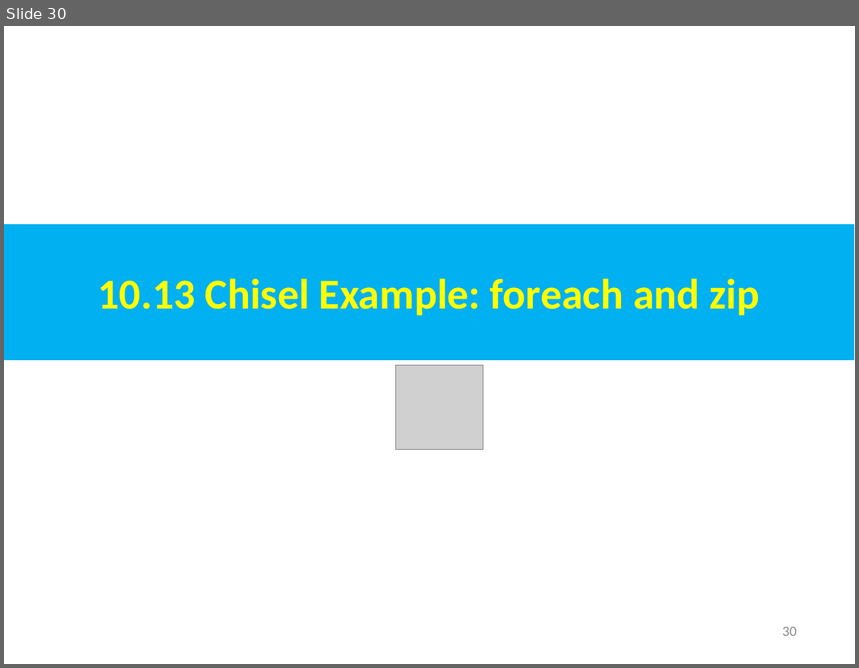
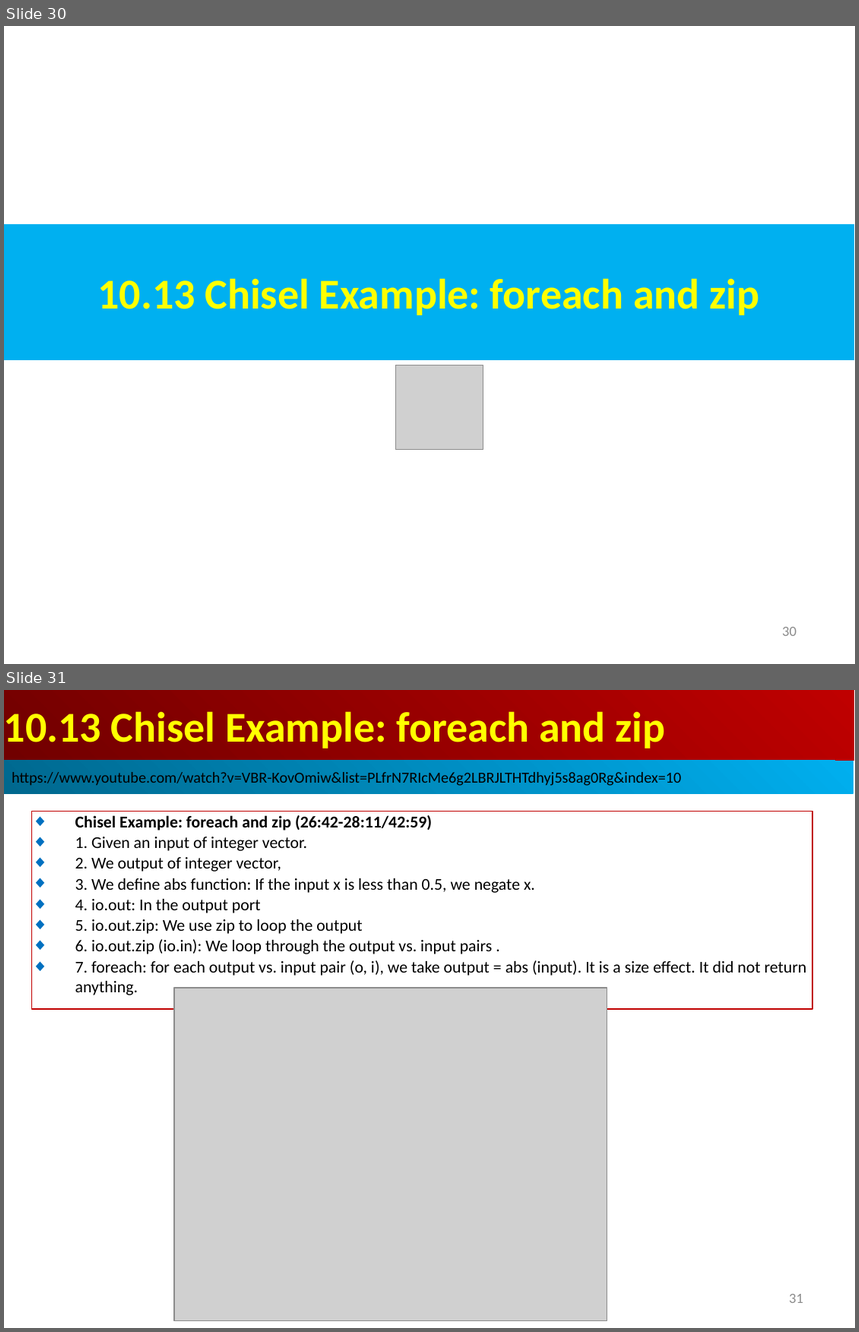
Before and after one commit to peterhchen/AIU_CS800_Chisel, a slide deck: 500_UCSC_HWD/010_IntroFP/000_Video/010.IntroFP.ppt. Shown one above the other, each under a label of ours: slide 30 before the commit, slides 30 and 31 after it. The pictures are 859x668 and 859x1332 pixels, drawn with LibreOffice and Linux fonts; fonts in the diff are those of the drawing; grey boxes stand for pictures. Boxes give left, top, right and bottom in pixels: in the first picture for what was removed or moved away, otherwise in the second. Text is boxed around its words. In the diff, an @@ line names an element or a change of style, - is before the commit and + after.

```diff
--- a/500_UCSC_HWD/010_IntroFP/000_Video/010.IntroFP.ppt
+++ b/500_UCSC_HWD/010_IntroFP/000_Video/010.IntroFP.ppt
@@ slide 31 added at bbox=[4, 690, 855, 1328], background #FFFFFF @@
@@ rectangle added at bbox=[4, 690, 854, 761], fill gradient #BF0000 to #710000, 36 pt, text #FFFF00, bold @@
+10.13 Chisel Example: foreach and zip
@@ rectangle added at bbox=[4, 761, 854, 794], fill gradient #00AFEF to #00688E, 13 pt, text #000000 @@
+https://www.youtube.com/watch?v=VBR-KovOmiw&list=PLfrN7RIcMe6g2LBRJLTHTdhyj5s8ag0Rg&index=10
@@ rectangle added at bbox=[32, 811, 813, 1009], outline #C00000 0.74 pt, 14 pt, text #000000 @@
+◆ Chisel Example: foreach and zip (26:42-28:11/42:59)
+◆ 1. Given an input of integer vector.
+◆ 2. We output of integer vector,
+◆ 3. We define abs function: If the input x is less than 0.5, we negate x.
+◆ 4. io.out: In the output port
+◆ 5. io.out.zip: We use zip to loop the output
+◆ 6. io.out.zip (io.in): We loop through the output vs. input pairs .
+◆ 7. foreach: for each output vs. input pair (o, i), we take output = abs (input). It is a size effect. It did not return anything.
@@ picture added at bbox=[174, 988, 607, 1322] @@
@@ page number added at bbox=[789, 1294, 804, 1303], 12 pt, text #8B8B8B @@
+31
```
Also in this commit, not shown: 2 slides changed, 7 other slides added.
